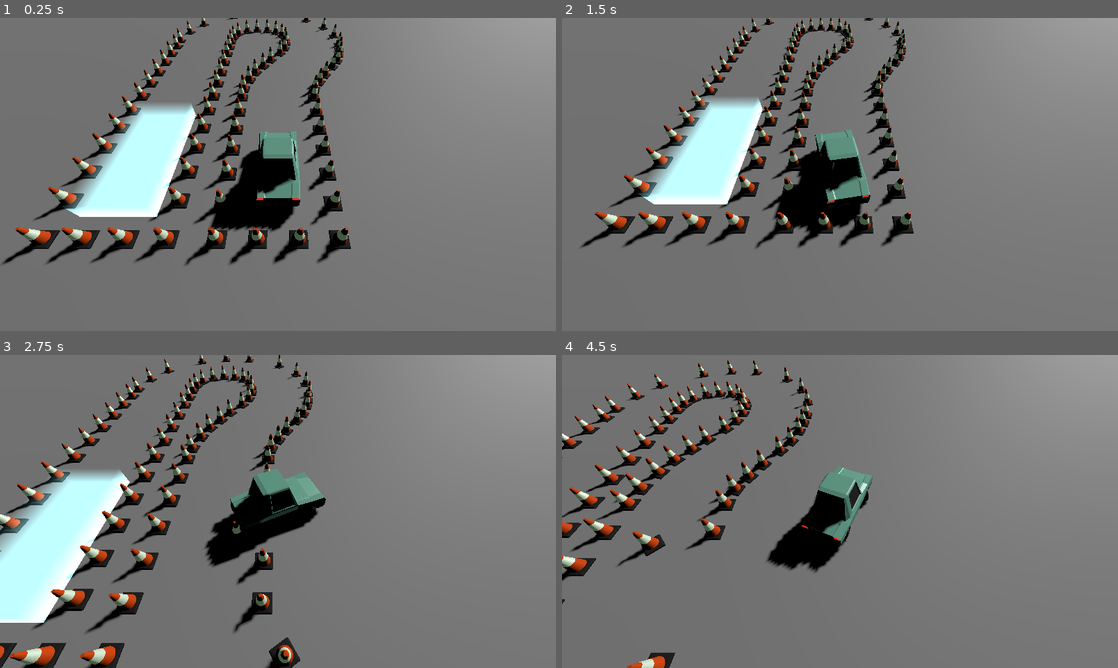
Above: before the commit, frames 1-4 (two rows, left to right).
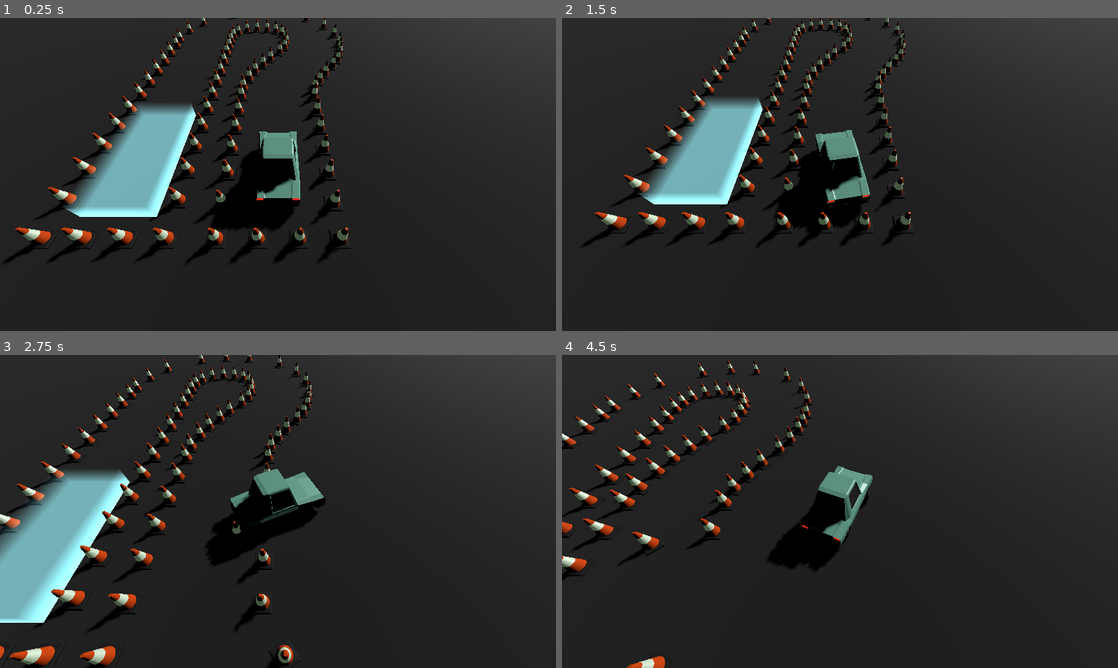
Above: after the commit, the same moments.

Repository: TomMurray/ValetV2
Game: Godot game, scene res://scenes/car_test.tscn
The game is run twice, just before and just after one commit, with the same random seed, the same clock (stepped at 60 frames per second) and the same inputs.
Inputs:
- Up to frame 1 (0.25 s): no input
- Up to frame 2 (1.5 s): hold Right (steer_right) 0.53-1.28 s; hold Down (brake_reverse) from 1.28 s (still down)
- Up to frame 3 (2.75 s): release Down (brake_reverse) at 2.03 s; hold Right (steer_right) from 2.03 s (still down)
- Up to frame 4 (4.5 s): release Right (steer_right) at 2.78 s; hold Up (accelerate) 2.78-3.53 s; hold Left (steer_left) from 3.53 s (still down)

The runs differ from the first frame. In frame 1, 89% of the frame differs, in the area x 0-100%, y 0-100%; in frame 2, 90%; in frame 3, 89%; in frame 4, 92%.

Commit message:
Do something visual in response to reaching the objective

Diff:
--- a/scenes/car_test.tscn
+++ b/scenes/car_test.tscn
@@ -9,8 +9,20 @@
 [sub_resource type="BoxShape3D" id="BoxShape3D_xs6ya"]
 size = Vector3(100, 1, 100)
 
+[sub_resource type="StandardMaterial3D" id="StandardMaterial3D_8k7c6"]
+albedo_color = Color(0.117647, 0.117647, 0.117647, 1)
+uv1_scale = Vector3(144.485, 144.485, 144.485)
+
 [sub_resource type="PlaneMesh" id="PlaneMesh_xwcf5"]
+material = SubResource("StandardMaterial3D_8k7c6")
 size = Vector2(100, 100)
+
+[sub_resource type="GDScript" id="GDScript_gs6a6"]
+script/source = "extends RichTextLabel
+
+func _on_objective_area_objective_reached():
+	show()
+"
 
 [node name="Node3D" type="Node3D"]
 
@@ -275,3 +287,36 @@
 
 [node name="objective_area" parent="." instance=ExtResource("5_ta1mn")]
 transform = Transform3D(1, 0, 0, 0, 1, 0, 0, 0, 2.121, 4.172, 1.01, 0.72)
+
+[node name="CanvasLayer" type="CanvasLayer" parent="."]
+
+[node name="CenterContainer" type="CenterContainer" parent="CanvasLayer"]
+anchors_preset = 8
+anchor_left = 0.5
+anchor_top = 0.5
+anchor_right = 0.5
+anchor_bottom = 0.5
+offset_left = -20.0
+offset_top = -20.0
+offset_right = 20.0
+offset_bottom = 20.0
+grow_horizontal = 2
+grow_vertical = 2
+
+[node name="RichTextLabel" type="RichTextLabel" parent="CanvasLayer/CenterContainer"]
+visible = false
+clip_contents = false
+layout_mode = 2
+theme_override_colors/font_shadow_color = Color(0, 0, 0, 1)
+theme_override_constants/shadow_offset_x = 15
+theme_override_constants/shadow_offset_y = 20
+theme_override_constants/shadow_outline_size = 10
+theme_override_font_sizes/normal_font_size = 335
+bbcode_enabled = true
+text = "[rainbow sat=0.4][tornado radius=10.0 freq=30 connected=1]GENIUS[/tornado][/rainbow]"
+fit_content = true
+scroll_active = false
+autowrap_mode = 0
+script = SubResource("GDScript_gs6a6")
+
+[connection signal="objective_reached" from="objective_area" to="CanvasLayer/CenterContainer/RichTextLabel" method="_on_objective_area_objective_reached"]
--- a/scenes/objective_area.tscn
+++ b/scenes/objective_area.tscn
@@ -15,4 +15,3 @@
 transform = Transform3D(2, 0, 0, 0, 2, 0, 0, 0, 2, 0, 0, 0)
 
 [connection signal="body_entered" from="area" to="." method="_on_area_body_entered"]
-[connection signal="body_exited" from="area" to="." method="_on_area_body_exited"]
--- a/scenes/xyz_cube_fade_up.tscn
+++ b/scenes/xyz_cube_fade_up.tscn
@@ -7,7 +7,7 @@
 [sub_resource type="ShaderMaterial" id="ShaderMaterial_o1qna"]
 render_priority = 0
 shader = ExtResource("2_axmrf")
-shader_parameter/base_colour = Vector4(0, 1, 0, 0.611765)
+shader_parameter/base_colour = Vector4(0.521569, 0.913725, 0.956863, 0.611765)
 
 [node name="xyz_cube" instance=ExtResource("1_h70ll")]
 script = ExtResource("2_3dqc0")
--- a/scripts/objective_area.gd
+++ b/scripts/objective_area.gd
@@ -1,10 +1,11 @@
 extends Node3D
 class_name ObjectiveArea
 
+signal objective_reached
+
+var did_it := false
 
 func _on_area_body_entered(body):
-	print("Body entered", body)
-
-
-func _on_area_body_exited(body):
-	print("Body exited", body)
+	if !did_it:
+		did_it = true
+		objective_reached.emit()
Not shown: 1 places in scenes/car_test.tscn that only renumber resources
